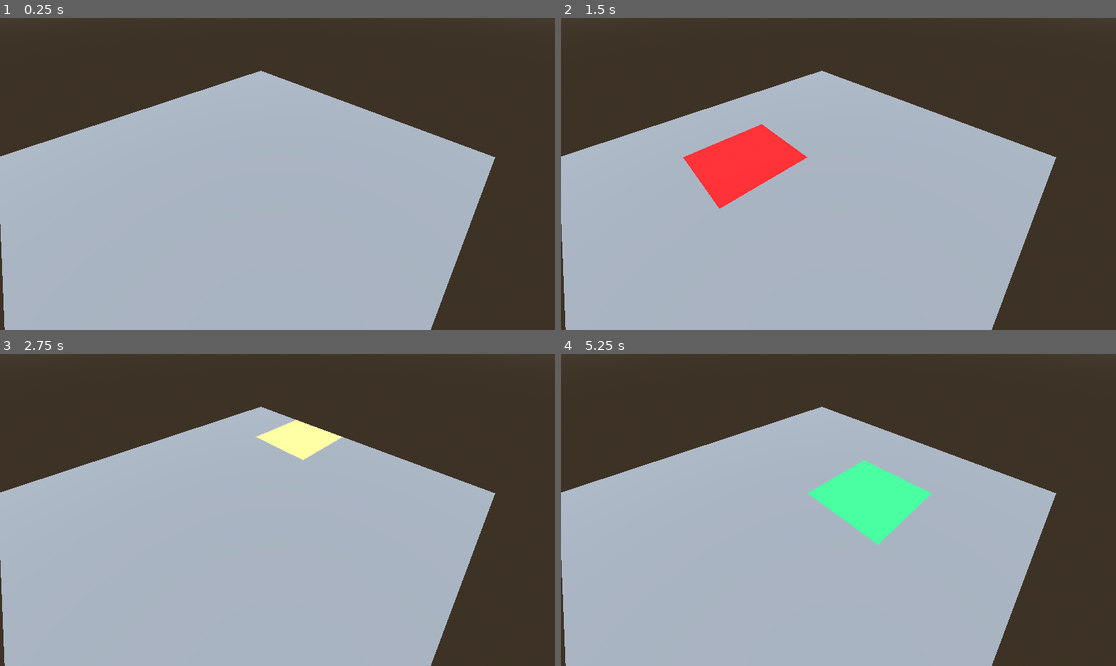
Above: before the commit, frames 1-4 (two rows, left to right).
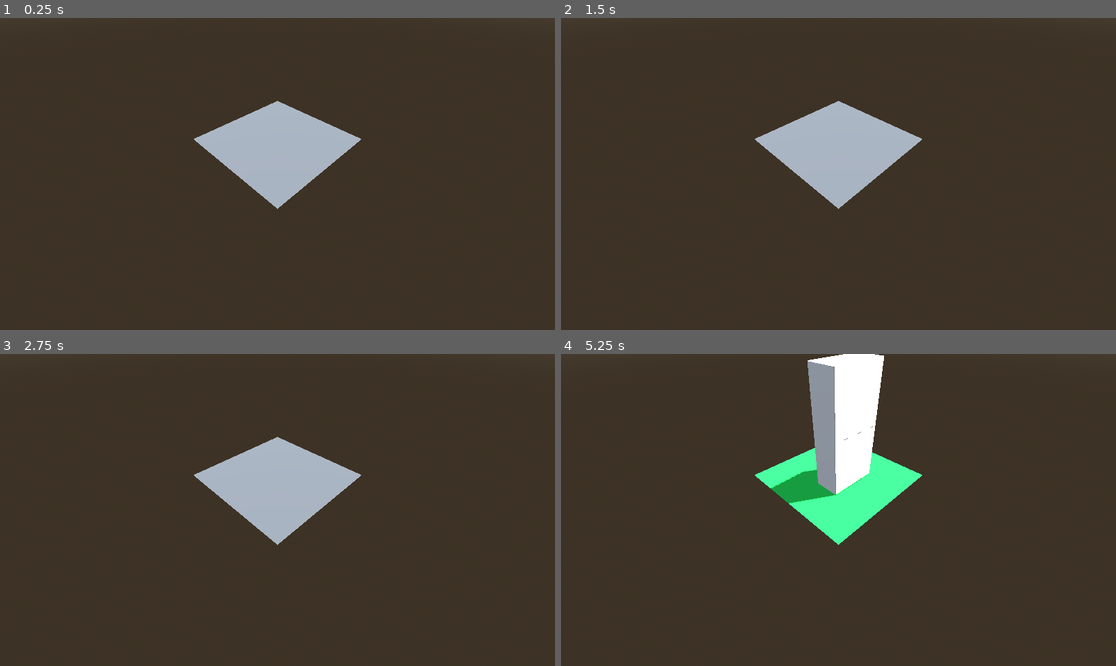
Above: after the commit, the same moments.

Repository: morgmorgan/dominoes
Game: Godot game, scene res://scenes/morgan_test_scene.tscn
Same seed, same stepped clock (60 frames per second), same inputs: the game is played once before the commit and once after it. This scene is started directly instead of the project's main scene.
Inputs (mouse positions are in pixels of both pictures, inside the frame that each line leads up to):
- Up to frame 1 (0.25 s): no input
- Up to frame 2 (1.5 s): tap Enter at 0.5 s; move the mouse to (960, 158) at 0.52 s; click (960, 158) at 0.6 s; right-click (960, 158) at 0.8 s; tap Space at 1.25 s; move the mouse to (727, 189) at 1.27 s; right-click (727, 189) at 1.35 s
- Up to frame 3 (2.75 s): click (166, 525) at 1.55 s; tap Enter at 2 s; move the mouse to (333, 441) at 2.02 s; click (333, 441) at 2.1 s; right-click (333, 441) at 2.3 s
- Up to frame 4 (5.25 s): tap Space at 2.75, 4.25 s; move the mouse to (810, 572) at 2.77 s; right-click (810, 572) at 2.85 s; click (810, 572) at 3.05 s; tap Enter at 3.5 s; move the mouse to (1005, 556) at 3.52 s; click (1005, 556) at 3.6 s; right-click (1005, 556) at 3.8 s; move the mouse to (672, 463) at 4.27 s; right-click (672, 463) at 4.35 s; click (672, 463) at 4.55 s; move the mouse to (866, 510) at 5.02 s; click (866, 510) at 5.1 s

The runs differ from the first frame. In frame 1, 53% of the frame differs, in the area x 0-90%, y 16-100%; in frame 2, 54%; in frame 3, 53%; in frame 4, 59%, in the area x 0-90%, y 0-100%.

Commit message:
Tile Domino Spawning

Diff:
--- a/scenes/grid_tile.tscn
+++ b/scenes/grid_tile.tscn
@@ -7,9 +7,25 @@
 [ext_resource type="Material" uid="uid://cqj8nod67cy46" path="res://resources/gridtile_rightClicked.tres" id="5_xwty1"]
 
 [sub_resource type="PlaneMesh" id="PlaneMesh_n8gdt"]
+size = Vector2(5, 5)
 
 [sub_resource type="BoxShape3D" id="BoxShape3D_srxyy"]
-size = Vector3(2, 0, 2)
+size = Vector3(5, 0, 5)
+
+[sub_resource type="Animation" id="Animation_2yw5y"]
+length = 0.001
+tracks/0/type = "value"
+tracks/0/imported = false
+tracks/0/enabled = true
+tracks/0/path = NodePath("tileModel/MeshInstance3D:surface_material_override/0")
+tracks/0/interp = 1
+tracks/0/loop_wrap = true
+tracks/0/keys = {
+"times": PackedFloat32Array(0),
+"transitions": PackedFloat32Array(1),
+"update": 1,
+"values": [ExtResource("3_afc73")]
+}
 
 [sub_resource type="Animation" id="Animation_txt5d"]
 resource_name = "clicked"
@@ -26,21 +42,6 @@
 "transitions": PackedFloat32Array(1, 1, 1, 1),
 "update": 1,
 "values": [ExtResource("2_e3w5n"), ExtResource("4_it3os"), ExtResource("4_it3os"), ExtResource("2_e3w5n")]
-}
-
-[sub_resource type="Animation" id="Animation_2yw5y"]
-length = 0.001
-tracks/0/type = "value"
-tracks/0/imported = false
-tracks/0/enabled = true
-tracks/0/path = NodePath("tileModel/MeshInstance3D:surface_material_override/0")
-tracks/0/interp = 1
-tracks/0/loop_wrap = true
-tracks/0/keys = {
-"times": PackedFloat32Array(0),
-"transitions": PackedFloat32Array(1),
-"update": 1,
-"values": [ExtResource("3_afc73")]
 }
 
 [sub_resource type="Animation" id="Animation_apmm2"]
@@ -78,6 +79,7 @@
 surface_material_override/0 = ExtResource("3_afc73")
 
 [node name="dominoSpawnPoint" type="Node3D" parent="."]
+transform = Transform3D(1, 0, 0, 0, 1, 0, 0, 0, 1, 1, 0, 0)
 
 [node name="mouseArea" type="Area3D" parent="."]
 unique_name_in_owner = true
--- a/scenes/morgan_test_scene.tscn
+++ b/scenes/morgan_test_scene.tscn
@@ -24,53 +24,8 @@
 environment = SubResource("Environment_esmac")
 
 [node name="Camera3D" type="Camera3D" parent="."]
-transform = Transform3D(0.707107, -0.5, 0.5, 0, 0.707107, 0.707107, -0.707107, -0.5, 0.5, 2, 3, 3)
+transform = Transform3D(0.707107, -0.5, 0.5, 0, 0.707107, 0.707107, -0.707107, -0.5, 0.5, 5, 5, 5)
 
 [node name="grid" type="Node" parent="."]
 
 [node name="gridTile" parent="grid" instance=ExtResource("1_tubs7")]
-
-[node name="gridTile2" parent="grid" instance=ExtResource("1_tubs7")]
-transform = Transform3D(1, 0, 0, 0, 1, 0, 0, 0, 1, 2, 0, 0)
-
-[node name="gridTile3" parent="grid" instance=ExtResource("1_tubs7")]
-transform = Transform3D(1, 0, 0, 0, 1, 0, 0, 0, 1, -4, 0, 0)
-
-[node name="gridTile4" parent="grid" instance=ExtResource("1_tubs7")]
-transform = Transform3D(1, 0, 0, 0, 1, 0, 0, 0, 1, -2, 0, 0)
-
-[node name="gridTile5" parent="grid" instance=ExtResource("1_tubs7")]
-transform = Transform3D(1, 0, 0, 0, 1, 0, 0, 0, 1, 0, 0, -2)
-
-[node name="gridTile6" parent="grid" instance=ExtResource("1_tubs7")]
-transform = Transform3D(1, 0, 0, 0, 1, 0, 0, 0, 1, 2, 0, -2)
-
-[node name="gridTile7" parent="grid" instance=ExtResource("1_tubs7")]
-transform = Transform3D(1, 0, 0, 0, 1, 0, 0, 0, 1, -4, 0, -2)
-
-[node name="gridTile8" parent="grid" instance=ExtResource("1_tubs7")]
-transform = Transform3D(1, 0, 0, 0, 1, 0, 0, 0, 1, -2, 0, -2)
-
-[node name="gridTile9" parent="grid" instance=ExtResource("1_tubs7")]
-transform = Transform3D(1, 0, 0, 0, 1, 0, 0, 0, 1, 0, 0, 4)
-
-[node name="gridTile10" parent="grid" instance=ExtResource("1_tubs7")]
-transform = Transform3D(1, 0, 0, 0, 1, 0, 0, 0, 1, 2, 0, 4)
-
-[node name="gridTile11" parent="grid" instance=ExtResource("1_tubs7")]
-transform = Transform3D(1, 0, 0, 0, 1, 0, 0, 0, 1, -4, 0, 4)
-
-[node name="gridTile12" parent="grid" instance=ExtResource("1_tubs7")]
-transform = Transform3D(1, 0, 0, 0, 1, 0, 0, 0, 1, -2, 0, 4)
-
-[node name="gridTile13" parent="grid" instance=ExtResource("1_tubs7")]
-transform = Transform3D(1, 0, 0, 0, 1, 0, 0, 0, 1, 0, 0, 2)
-
-[node name="gridTile14" parent="grid" instance=ExtResource("1_tubs7")]
-transform = Transform3D(1, 0, 0, 0, 1, 0, 0, 0, 1, 2, 0, 2)
-
-[node name="gridTile15" parent="grid" instance=ExtResource("1_tubs7")]
-transform = Transform3D(1, 0, 0, 0, 1, 0, 0, 0, 1, -4, 0, 2)
-
-[node name="gridTile16" parent="grid" instance=ExtResource("1_tubs7")]
-transform = Transform3D(1, 0, 0, 0, 1, 0, 0, 0, 1, -2, 0, 2)
--- a/scripts/domino.gd
+++ b/scripts/domino.gd
@@ -1,3 +1,4 @@
+class_name Domino
 extends Node3D
 
 @export var start_domino:bool = false
--- a/scripts/grid_tile.gd
+++ b/scripts/grid_tile.gd
@@ -6,11 +6,13 @@
 const NORMAL_MATERIAL : StandardMaterial3D = preload("res://resources/gridtile_normal.tres")
 
 @export var tile_id : String = "tile0"
+@export var current_domino : Domino = null
 
 @onready var domino_spawn_point : Vector3 = $dominoSpawnPoint.position
 @onready var tile_gfx : MeshInstance3D = $tileModel/MeshInstance3D
 
-static func new_gridTile(tile_id : String)-> gridTile:
+# Static Constructor for spawning via code
+static func new_gridTile(tile_id : String, current)-> gridTile:
 	var new_tile : gridTile = GRIDTILE_SCENE.instantiate()
 	new_tile.tile_id = tile_id
 	return new_tile
@@ -29,5 +31,21 @@
 func on_tile_input(camera: Node, event: InputEvent, event_position: Vector3, normal: Vector3, shape_idx: int):
 	if Input.is_action_just_pressed("LeftMouseClick"):
 		$AnimationPlayer.play("clicked")
+		spawn_domino()
 	if Input.is_action_just_pressed("RightMouseClick"):
 		$AnimationPlayer.play("rightClicked")
+		remove_domino()
+
+func spawn_domino():
+	if current_domino != null:
+		return
+	var new_domino : Domino = DOMINO_SCENE.instantiate()
+	new_domino.position = domino_spawn_point
+	current_domino = new_domino
+	add_child(current_domino)
+
+func remove_domino():
+	if current_domino == null:
+		return
+	remove_child(current_domino)
+	current_domino = null
